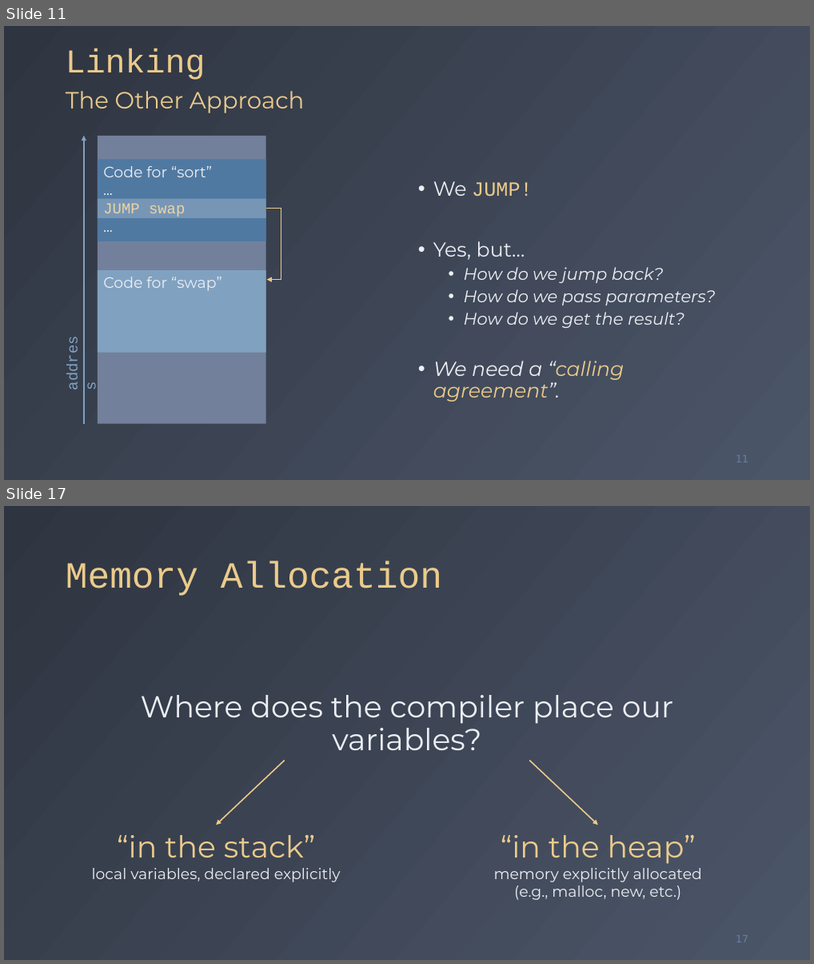
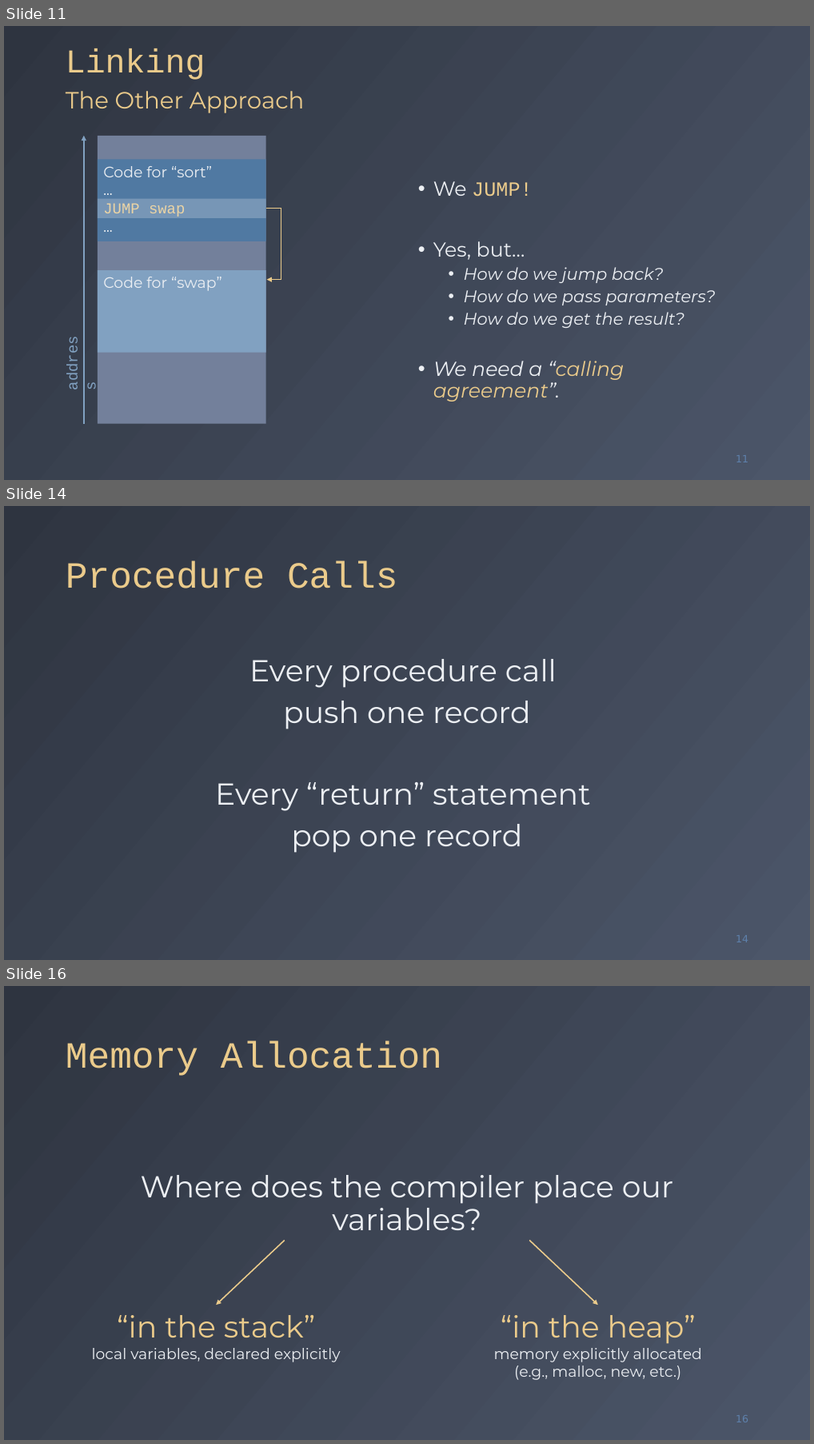
Before and after one commit to fchauvel/ntnu-idata2302-website, a slide deck: source/recursion/_static/procedure_calls/procedure_calls.pptx. Shown one above the other, each under a label of ours: slides 11 and 17 before the commit, slides 11, 14 and 16 after it; the slides between them are not shown. The pictures are 814x964 and 814x1444 pixels, drawn with LibreOffice and Linux fonts; fonts in the diff are those of the drawing. Boxes give left, top, right and bottom in pixels: in the first picture for what was removed or moved away, otherwise in the second. Text is boxed around its words. In the diff, an @@ line names an element or a change of style, - is before the commit and + after.

```diff
--- a/source/recursion/_static/procedure_calls/procedure_calls.pptx
+++ b/source/recursion/_static/procedure_calls/procedure_calls.pptx
@@ slide 14 added at (x1=4, y1=506, x2=810, y2=960), background gradient #2E3440 to #4C5669 @@
@@ title added at (x1=66, y1=561, x2=398, y2=588), 44 pt, text #EBCB8B @@
+Procedure Calls
@@ text added at (x1=215, y1=659, x2=590, y2=852), 36 pt, text #ECEFF3 @@
+Every procedure call
+push one record
+Every “return” statement
+pop one record
@@ page number added at (x1=736, y1=935, x2=749, y2=942), 12 pt, text #5E81AC @@
+14
@@ what was slide 17 is now slide 16 @@
@@ page number at (x1=736, y1=1415, x2=749, y2=1422): text changed @@
-17
+16
```
Also in this commit, not shown: 9 slides changed, 1 other slide added, 2 slides removed, 1 other file.
